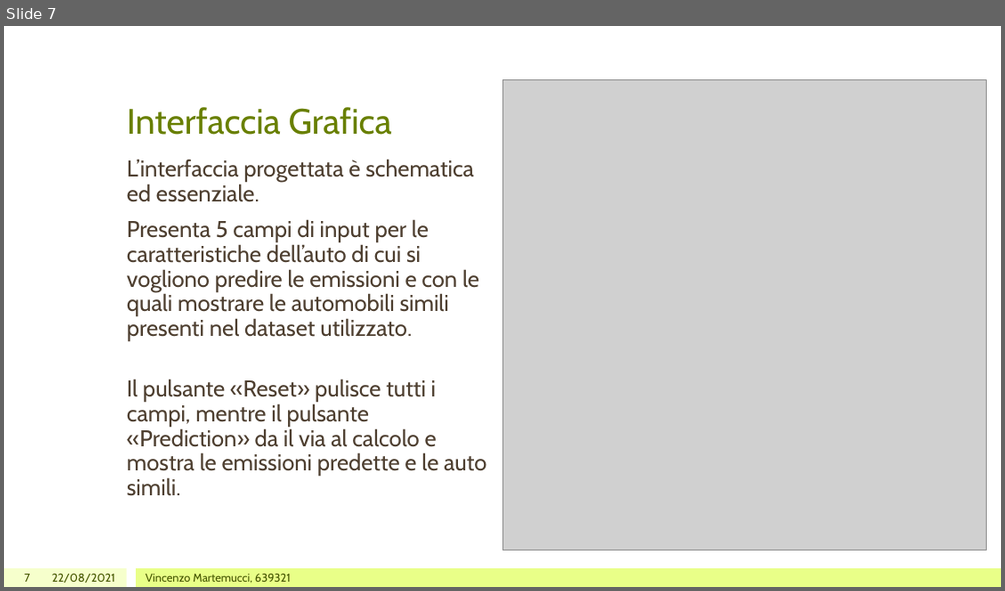
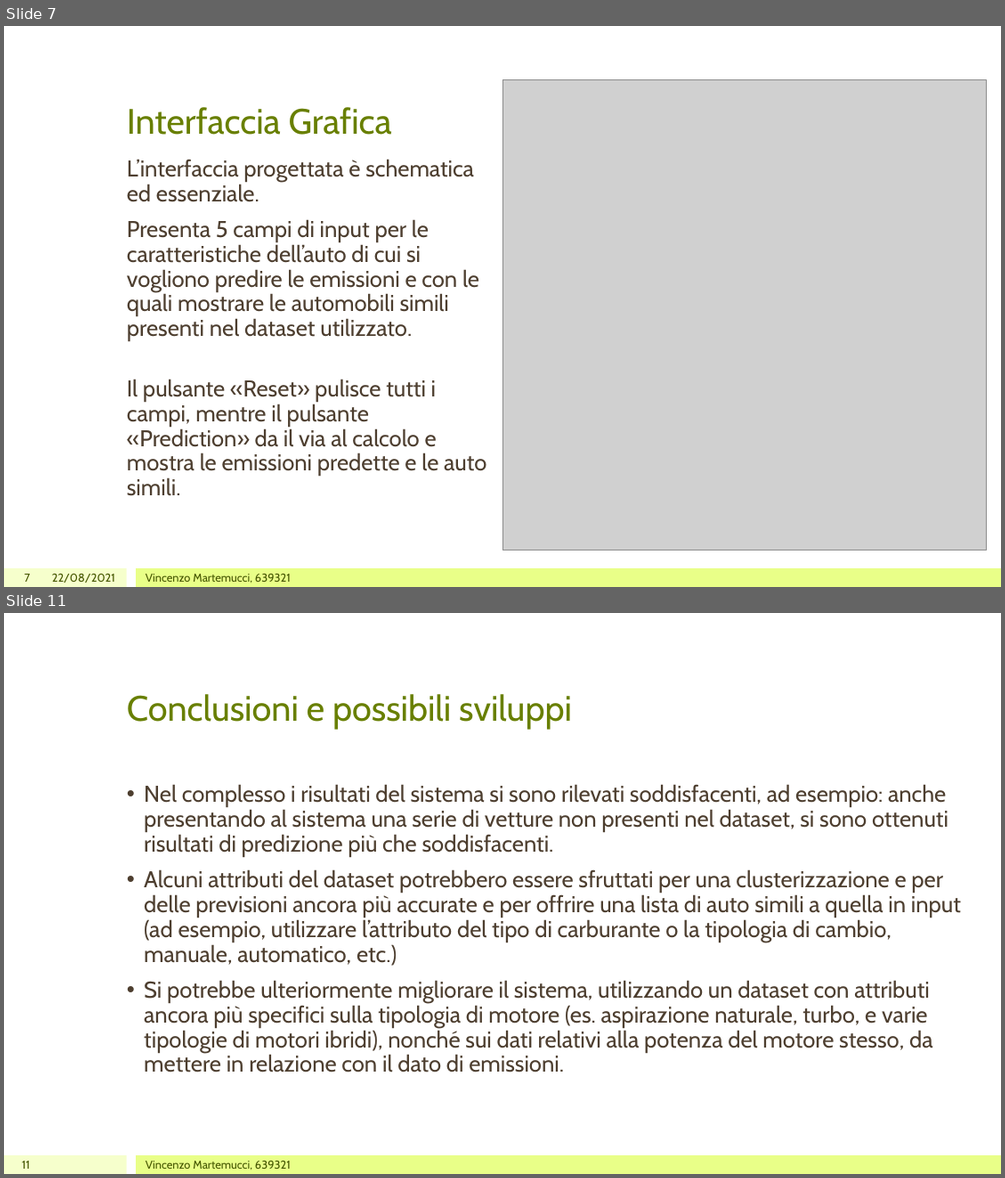
Before and after one commit to raimondoDiSangro/co2_car_emissions_ICON, a slide deck: Presentazione Progetto.pptx. Shown one above the other, each under a label of ours: slide 7 before the commit, slides 7 and 11 after it; the slides between them are not shown. The pictures are 1005x591 and 1005x1178 pixels, drawn with LibreOffice and Linux fonts; fonts in the diff are those of the drawing; grey boxes stand for pictures. Boxes give left, top, right and bottom in pixels: in the first picture for what was removed or moved away, otherwise in the second. Text is boxed around its words. In the diff, an @@ line names an element or a change of style, - is before the commit and + after.

```diff
--- a/Presentazione Progetto.pptx
+++ b/Presentazione Progetto.pptx
@@ slide 11 added at [4,613,1001,1174], background #FFFFFF; not listed: 2 template elements that a slide beside it also shows @@
@@ title added at [127,694,572,730], 34 pt, text #688000 @@
+Conclusioni e possibili sviluppi
@@ text added at [144,784,961,1072], 22 pt, text #4D3E2F @@
+• Nel complesso i risultati del sistema si sono rilevati soddisfacenti, ad esempio: anche presentando al sistema una serie di vetture non presenti nel dataset, si sono ottenuti risultati di predizione più che soddisfacenti.
+• Alcuni attributi del dataset potrebbero essere sfruttati per una clusterizzazione e per delle previsioni ancora più accurate e per offrire una lista di auto simili a quella in input (ad esempio, utilizzare l’attributo del tipo di carburante o la tipologia di cambio, manuale, automatico, etc.)
+• Si potrebbe ulteriormente migliorare il sistema, utilizzando un dataset con attributi ancora più specifici sulla tipologia di motore (es. aspirazione naturale, turbo, e varie tipologie di motori ibridi), nonché sui dati relativi alla potenza del motore stesso, da mettere in relazione con il dato di emissioni.
@@ page number added at [22,1160,30,1168], 11 pt, text #455500 @@
+11
@@ text added at [146,1160,291,1169], 11 pt, text #455500 @@
+Vincenzo Martemucci, 639321
```
Also in this commit, not shown: 6 slides changed, 5 other files.
